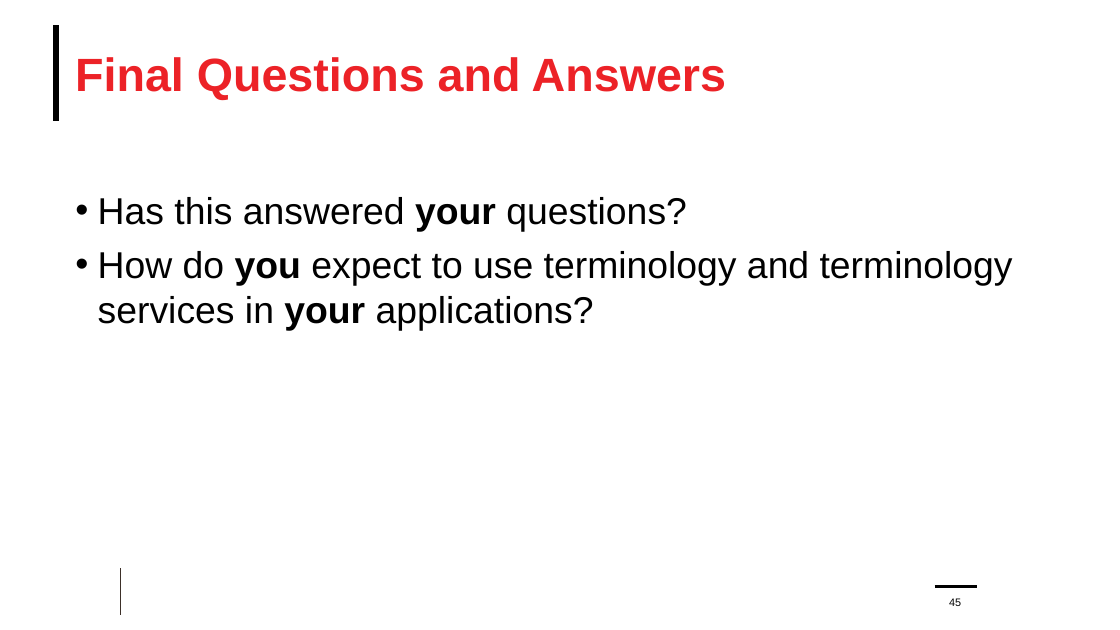
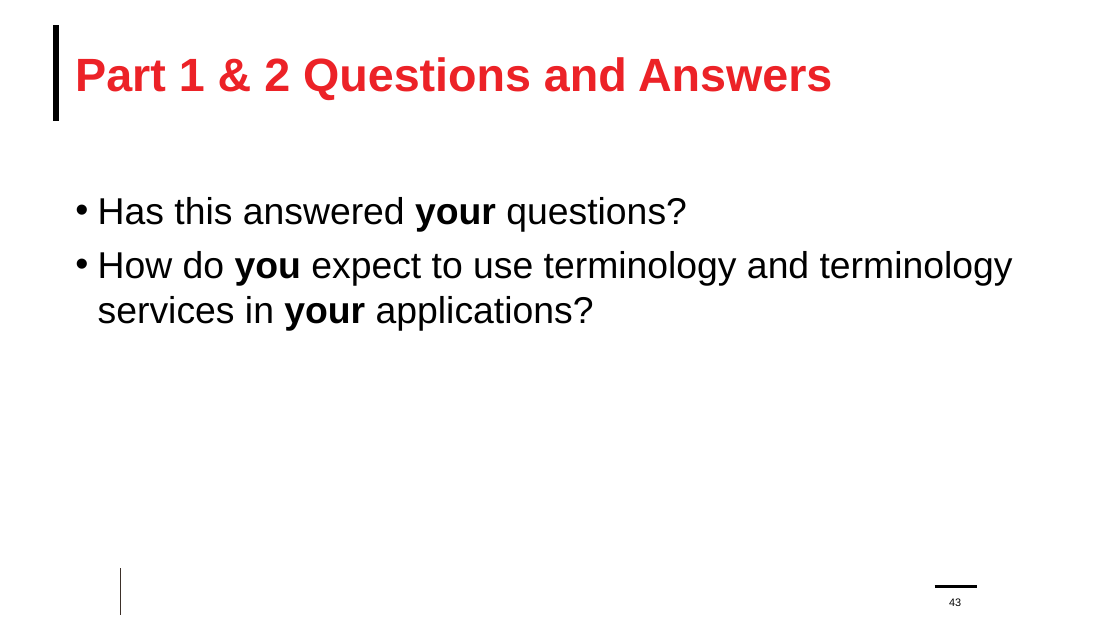
Before and after one commit to FHIR/documents, a slide deck: slide 43 of presentations/2021-11 Webinars/HL7 FHIR Terminology/FHIR-Terminology-Part-2-2021-12-01.pptx (slide 45 before the commit). Drawn at 1120x630 pixels with LibreOffice and Linux fonts; fonts in the diff are those of the drawing; background and template pictures are left out. Boxes give left, top, right and bottom in pixels: in the first picture for what was removed or moved away, otherwise in the second. Text is boxed around its words. In the diff, an @@ line names an element or a change of style, - is before the commit and + after.

```diff
--- a/presentations/2021-11 Webinars/HL7 FHIR Terminology/FHIR-Terminology-Part-2-2021-12-01.pptx
+++ b/presentations/2021-11 Webinars/HL7 FHIR Terminology/FHIR-Terminology-Part-2-2021-12-01.pptx
@@ title at box(75, 57, 832, 100): text changed @@
-Final Questions and Answers
+Part 1 & 2 Questions and Answers
```
Also in this commit, not shown: 13 other slides changed, 7 slides added, 2 slides removed.
